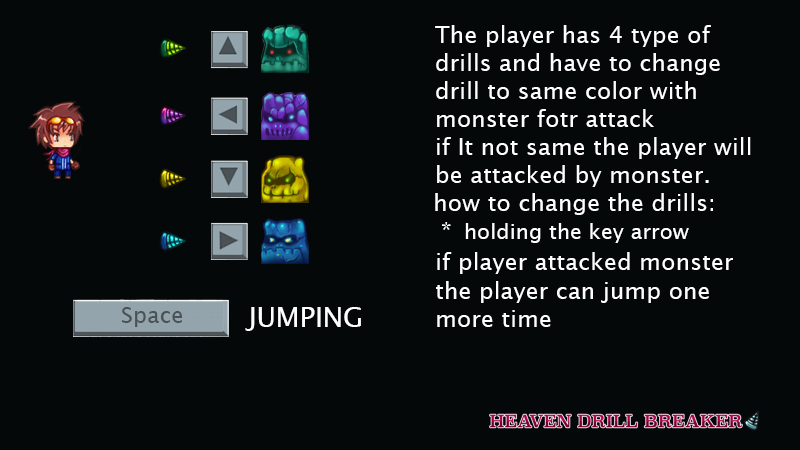
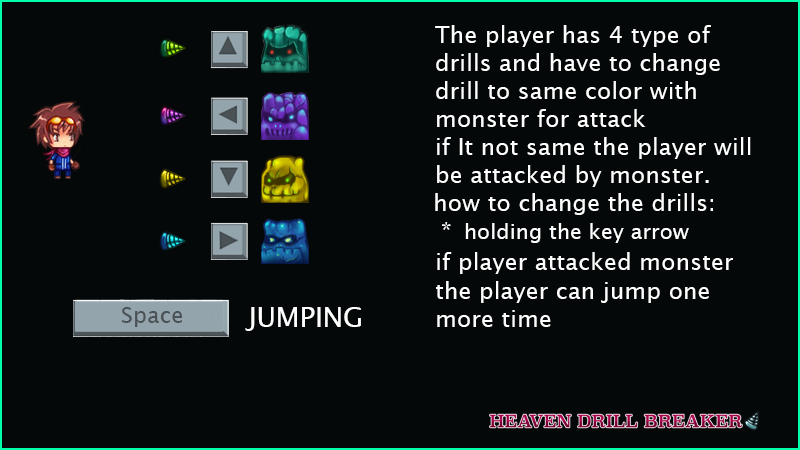
Revision of a layered 800 x 450 image; what changed, layer by layer:
added layer "Layer 12" above "JUMPING" over [0, 0, 800, 450]
painted on "The player has 4 type of drills and have to change drill to sa" over [560, 109, 654, 127]
